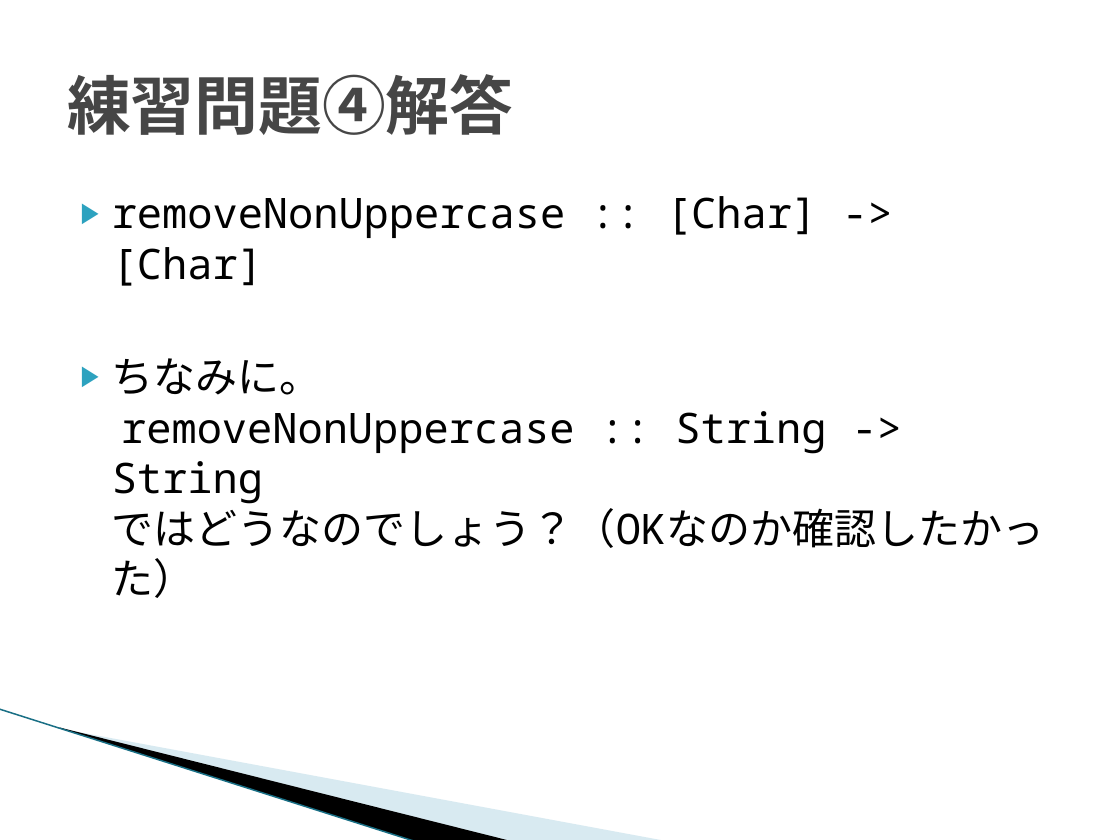
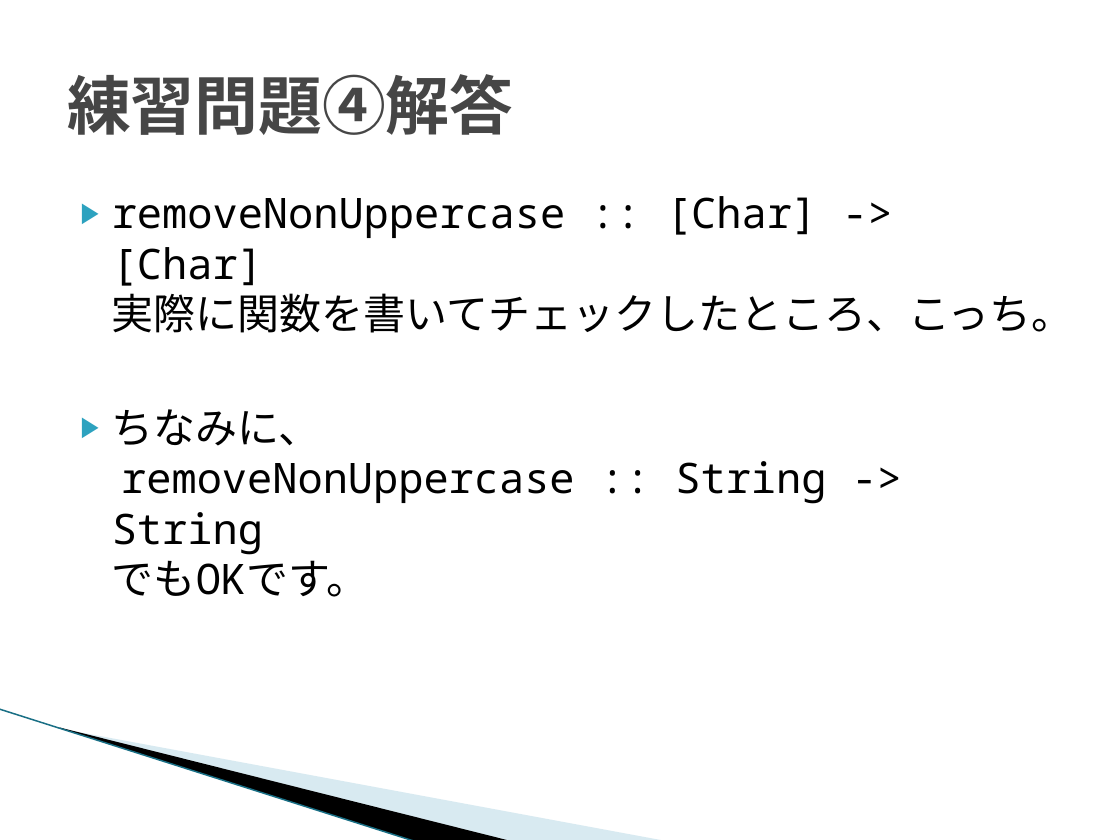
Before and after one commit to naruoga/LYaHfGGreadingMIS, a slide deck: slide 7 of 201311/LYaHfGG2.pptx. Drawn at 1120x840 pixels with LibreOffice and Linux fonts; fonts in the diff are those of the drawing; background and template pictures are left out. Boxes give left, top, right and bottom in pixels: in the first picture for what was removed or moved away, otherwise in the second. Text is boxed around its words. In the diff, an @@ line names an element or a change of style, - is before the commit and + after.

```diff
--- a/201311/LYaHfGG2.pptx
+++ b/201311/LYaHfGG2.pptx
@@ text at bbox=[112, 196, 1074, 597]: text changed @@
-▶ removeNonUppercase :: [Char] -> [Char]
-▶ ちなみに。
-  removeNonUppercase :: String -> String
-  ではどうなのでしょう？（OKなのか確認したかった）
+▶ removeNonUppercase :: [Char] -> [Char]
+  実際に関数を書いてチェックしたところ、こっち。
+▶ ちなみに、
+  removeNonUppercase :: String -> String
+  でもOKです。
```
Also in this commit, not shown: 3 other slides changed, 3 slides added, 4 other files.
